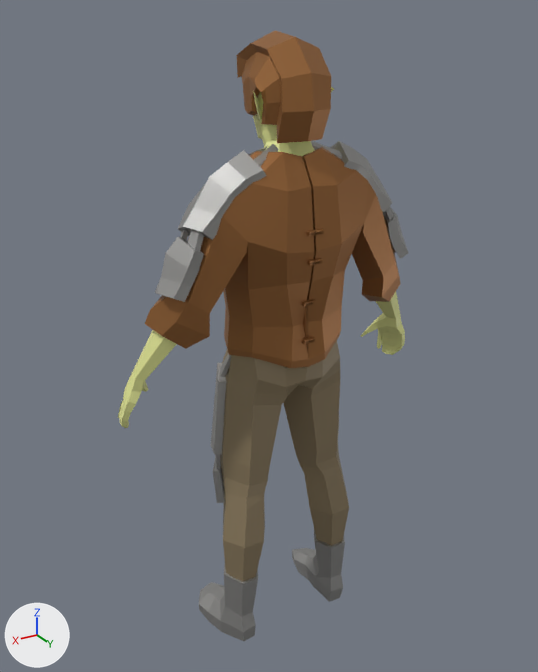
What one commit did to the FBX model MC JJAM/Assets/models/advanced vampyre.fbx.
Rendered twice from a 50 mm camera at (2.31, 3.76, 4.16) aimed at (0.03, -0.04, 2.26). Every picture has the same lights, and +X, +Y and +Z are marked at lower left. Where no turn or scale is listed for an object, it has been applied to the vertices.

Names of what the first picture shows: 'male', 'male.001', 'male.002', 'male.003', 'male.004', 'male.005', 'male.006'.
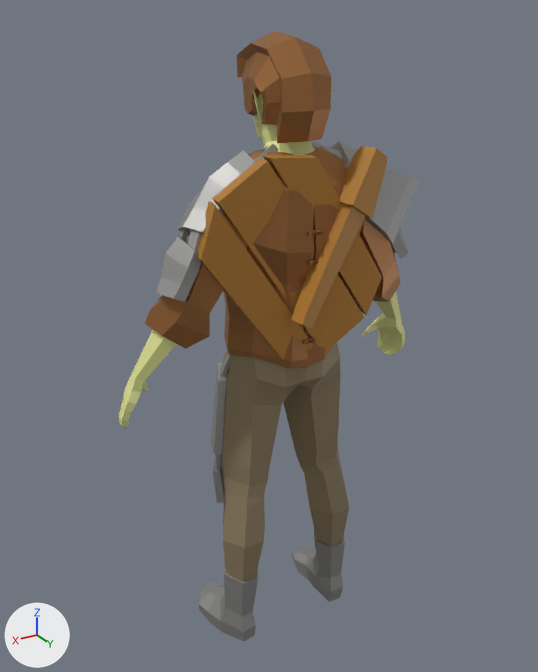
Location of each change, [x1, y1, x2, y2] in pixels of the pictures (538 x 672 px):
'Cube', added (brown): after [198, 155, 382, 359]
'Cube.001', added: after [291, 146, 420, 329]
    faces in mat_material_017 (brown #af782c): [291, 146, 387, 329]
    faces in mat_material_018 (grey #a0a0a0): [365, 168, 420, 244]

Diff of the bpy script that builds the scene:
```diff
--- a/MC JJAM/Assets/models/advanced vampyre.fbx.py
+++ b/MC JJAM/Assets/models/advanced vampyre.fbx.py
@@ mat_material_017 @@
+mat_material_017 = principled_material('Material.017')
+mat_material_017.base_color = (0.429, 0.189, 0.0255)  # brown #af782c
@@ mat_material_018 @@
+mat_material_018 = principled_material('Material.018')
+mat_material_018.base_color = (0.351, 0.351, 0.351)  # grey #a0a0a0
@@ me_cube_003 @@
+me_cube_003.from_pydata(...)  # 40 vertices, 38 faces; spans x -0.876..0.148, y 0.151..0.393, z 2.506..3.478
+# faces by material slot: [25, 13]
+me_cube_003.materials.append(mat_material_017)  # brown #af782c
+me_cube_003.materials.append(mat_material_018)  # grey #a0a0a0
@@ me_cube_004 @@
+me_cube_004.from_pydata(...)  # 32 vertices, 26 faces; spans x -0.527..0.66, y 0.147..0.391, z 2.242..3.475
+me_cube_004.materials.append(mat_material_017)  # brown #af782c
@@ ob_cube_001 @@
+ob_cube_001 = bpy.data.objects.new('Cube.001', me_cube_003)
+ob_cube_001.location = (0.0, 0.103, 0.0)
@@ ob_cube @@
+ob_cube = bpy.data.objects.new('Cube', me_cube_004)
+ob_cube.location = (0.0, 0.0, 0.0)
```
